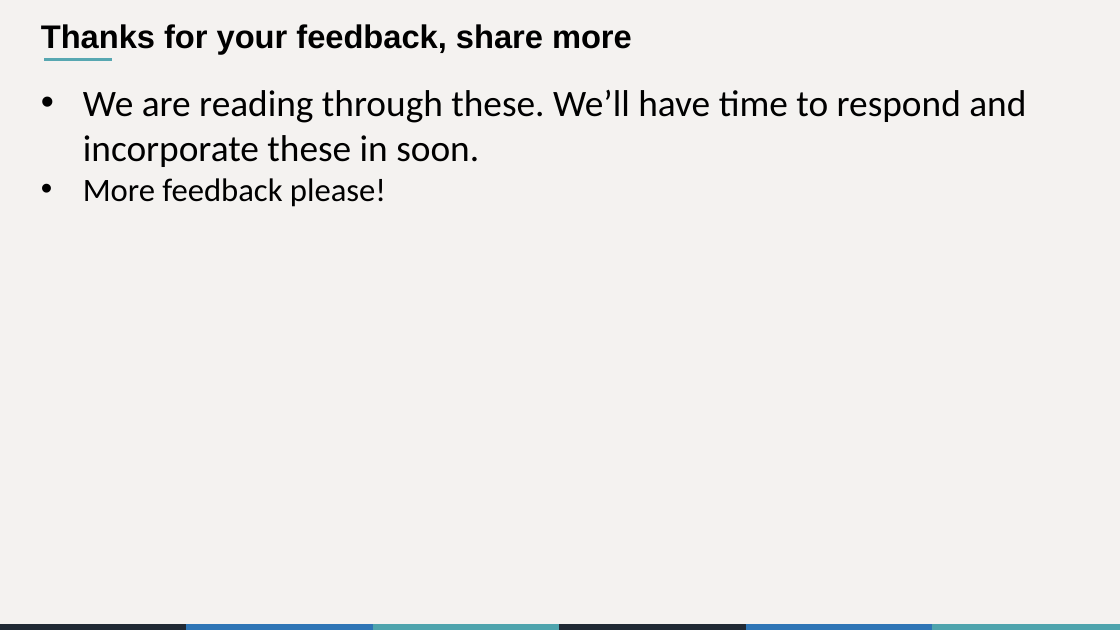
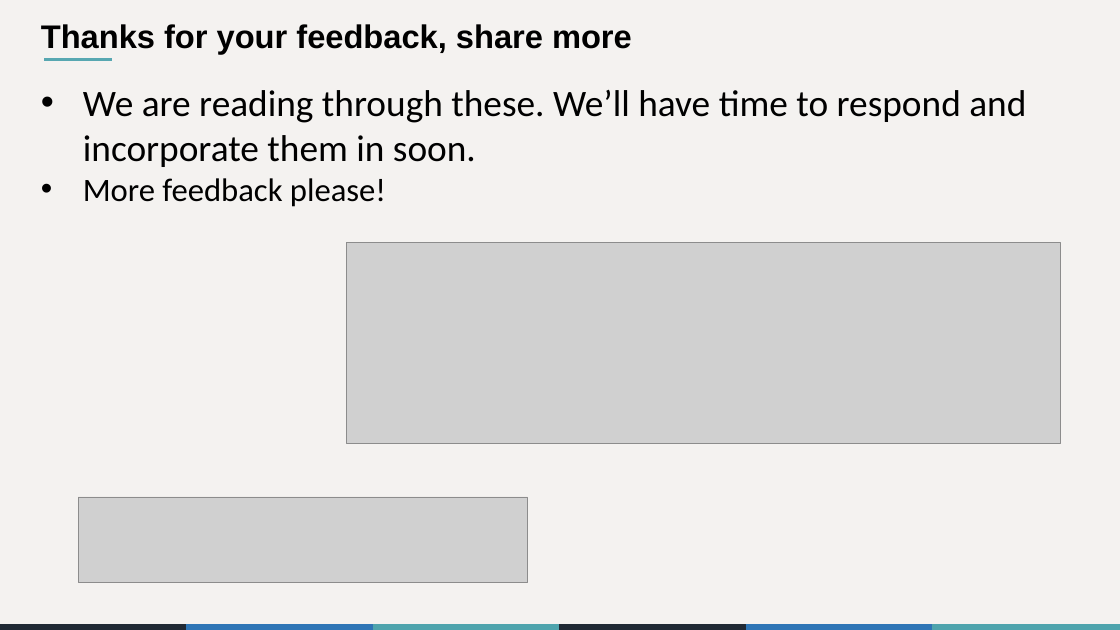
Before and after one commit to the-graph-courses/rbp_cohort_0_materials, a slide deck: slide 3 of week_03/slides/rbp_workshop_03.pptx. Drawn at 1120x630 pixels with LibreOffice and Linux fonts; fonts in the diff are those of the drawing; grey boxes stand for pictures. Boxes give left, top, right and bottom in pixels: in the first picture for what was removed or moved away, otherwise in the second. Text is boxed around its words. In the diff, an @@ line names an element or a change of style, - is before the commit and + after.

```diff
--- a/week_03/slides/rbp_workshop_03.pptx
+++ b/week_03/slides/rbp_workshop_03.pptx
@@ text at (83,90,1026,167): text changed @@
-• We are reading through these. We’ll have time to respond and incorporate these in soon.
+• We are reading through these. We’ll have time to respond and incorporate them in soon.
@@ picture added at (347,243,1061,444) @@
@@ picture added at (78,497,528,583) @@
```
Also in this commit, not shown: 6 other slides changed, 1 slide added, 7 other files.
